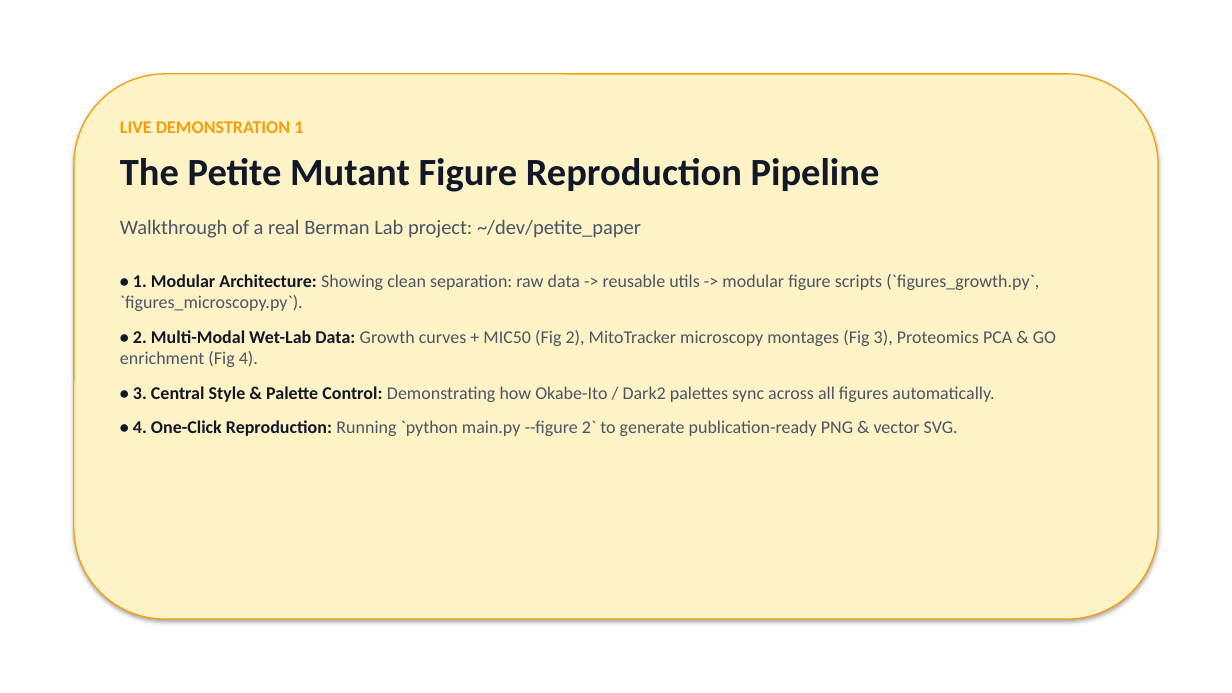
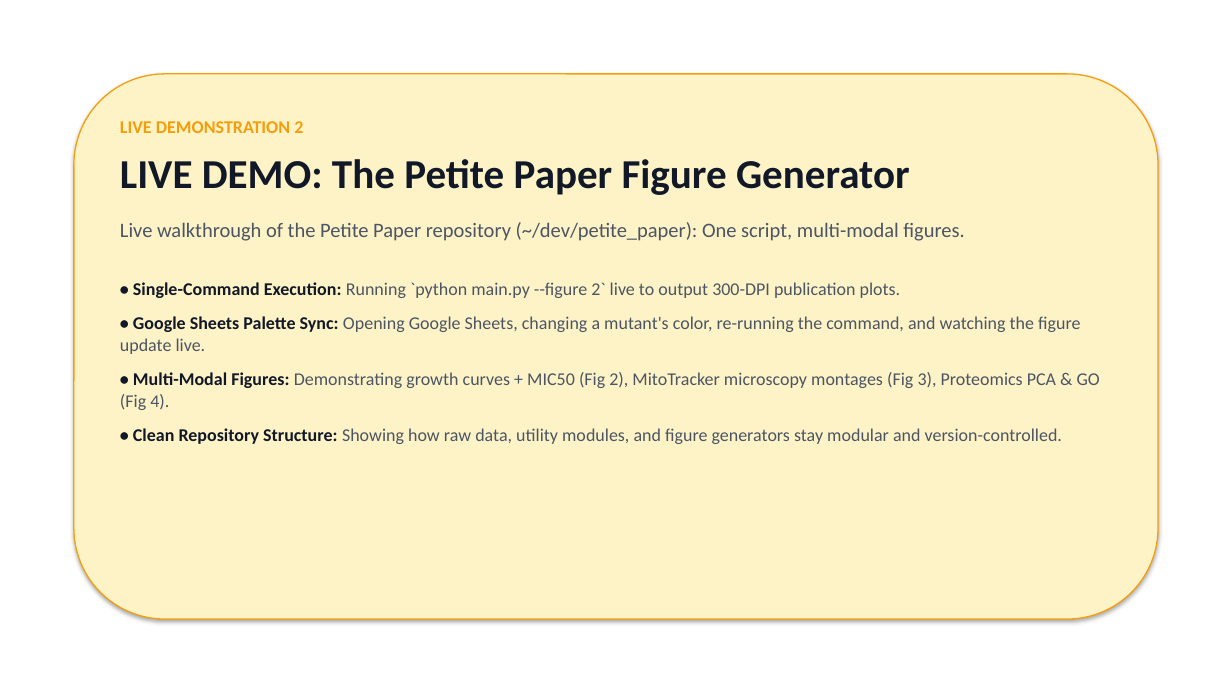
Before and after one commit to berman-lab/antigravity-intoduction-presentation, a slide deck: slide 9 of antigravity_lab_presentation.pptx (slide 10 before the commit). Drawn at 1232x693 pixels with LibreOffice and Linux fonts; fonts in the diff are those of the drawing. Boxes give left, top, right and bottom in pixels: in the first picture for what was removed or moved away, otherwise in the second. Text is boxed around its words. In the diff, an @@ line names an element or a change of style, - is before the commit and + after.

```diff
--- a/antigravity_lab_presentation.pptx
+++ b/antigravity_lab_presentation.pptx
@@ text at box(120, 121, 1100, 444): text changed @@
-LIVE DEMONSTRATION 1
-The Petite Mutant Figure Reproduction Pipeline
-Walkthrough of a real Berman Lab project: ~/dev/petite_paper
-• 1. Modular Architecture: Showing clean separation: raw data -> reusable utils -> modular figure scripts (`figures_growth.py`, `figures_microscopy.py`).
-• 2. Multi-Modal Wet-Lab Data: Growth curves + MIC50 (Fig 2), MitoTracker microscopy montages (Fig 3), Proteomics PCA & GO enrichment (Fig 4).
-• 3. Central Style & Palette Control: Demonstrating how Okabe-Ito / Dark2 palettes sync across all figures automatically.
-• 4. One-Click Reproduction: Running `python main.py --figure 2` to generate publication-ready PNG & vector SVG.
+LIVE DEMONSTRATION 2
+LIVE DEMO: The Petite Paper Figure Generator
+Live walkthrough of the Petite Paper repository (~/dev/petite_paper): One script, multi-modal figures.
+• Single-Command Execution: Running `python main.py --figure 2` live to output 300-DPI publication plots.
+• Google Sheets Palette Sync: Opening Google Sheets, changing a mutant's color, re-running the command, and watching the figure update live.
+• Multi-Modal Figures: Demonstrating growth curves + MIC50 (Fig 2), MitoTracker microscopy montages (Fig 3), Proteomics PCA & GO (Fig 4).
+• Clean Repository Structure: Showing how raw data, utility modules, and figure generators stay modular and version-controlled.
```
Also in this commit, not shown: 9 other slides changed, 7 slides added, 6 slides removed, 4 other files.
